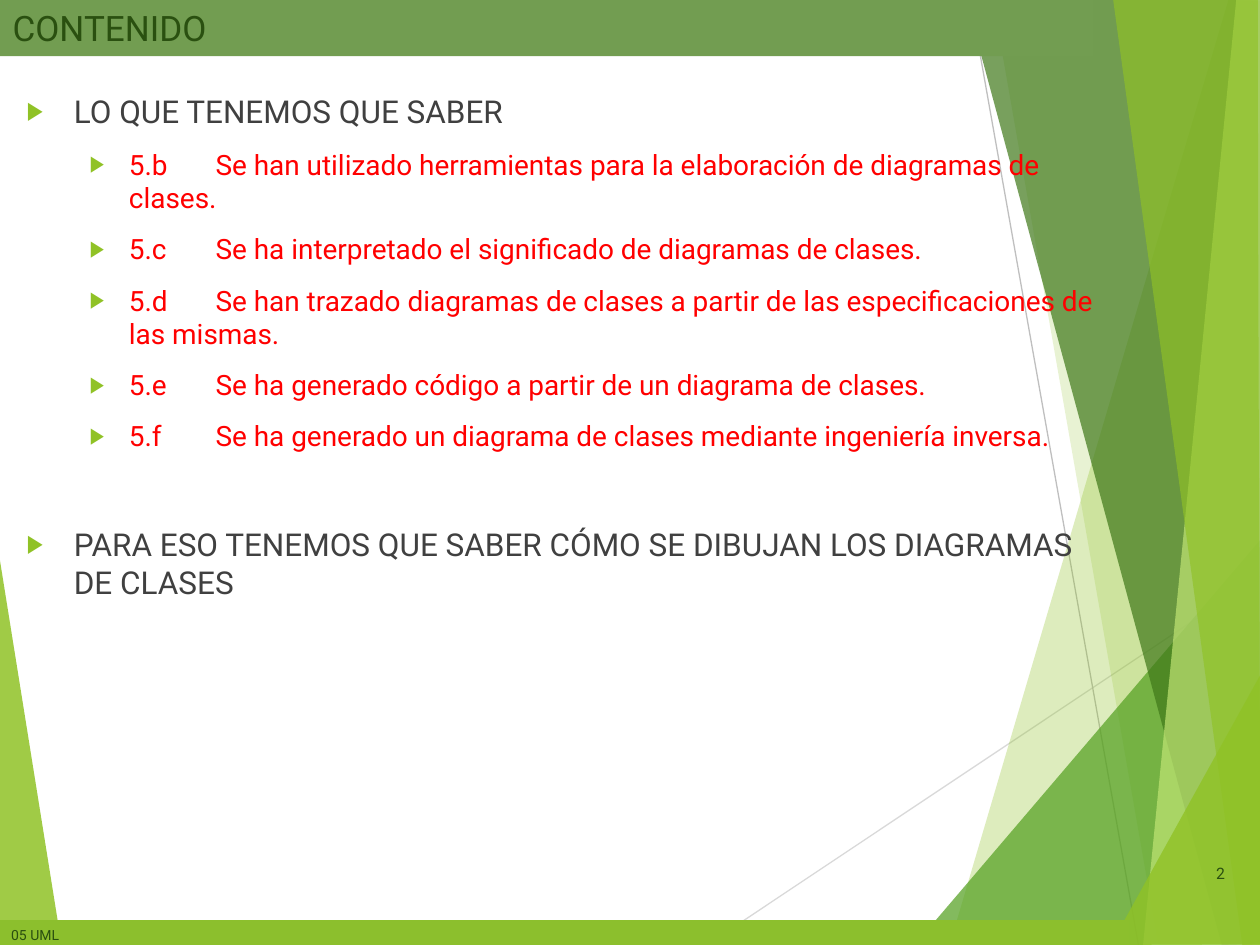
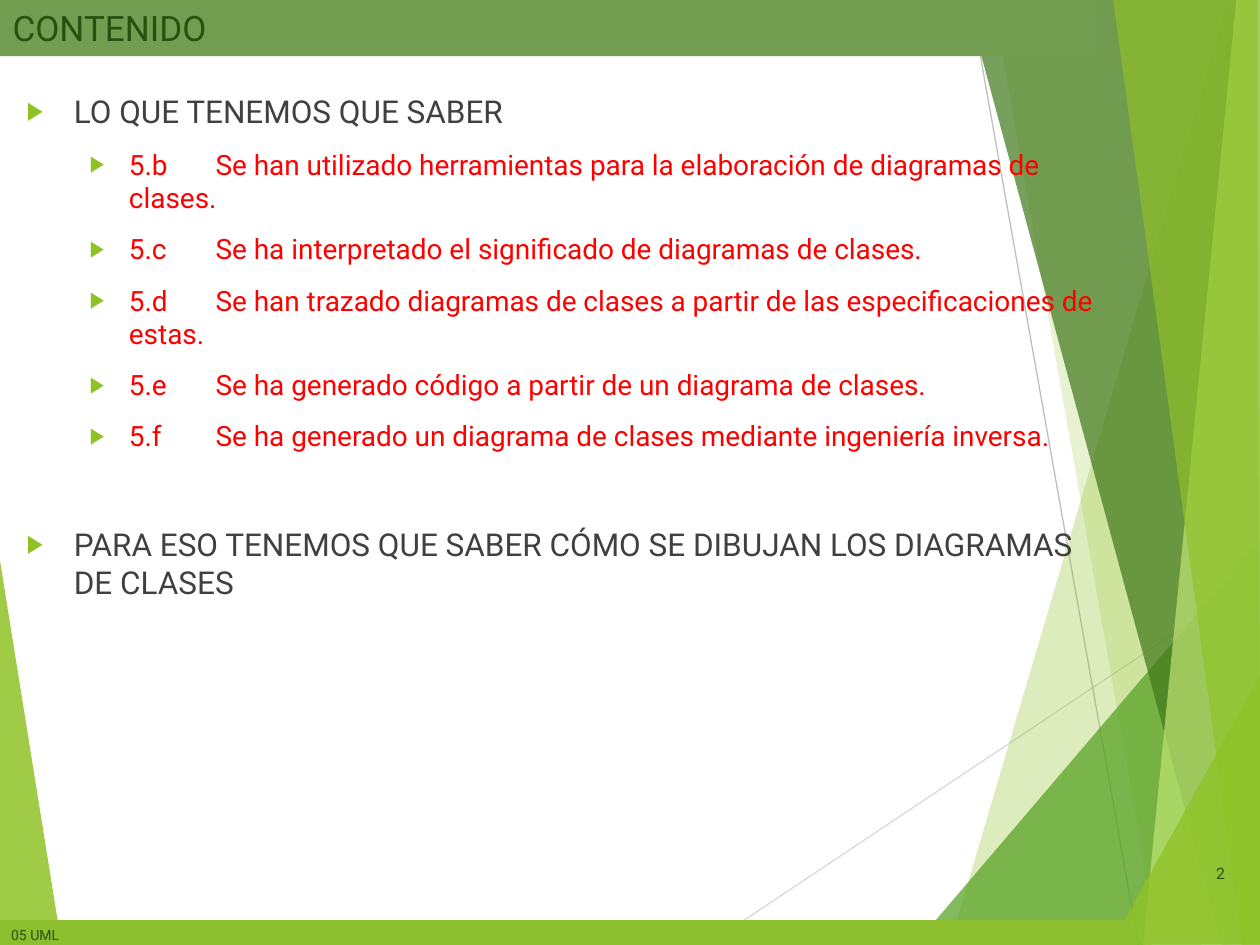
Before and after one commit to miGUITel/ED, a slide deck: slide 2 of 00 PRESENTACIONES compartida alumnos/ED05 - UML Diagramas de clases.pptx. Drawn at 1260x945 pixels with LibreOffice and Linux fonts; fonts in the diff are those of the drawing; background and template pictures are left out. Boxes give left, top, right and bottom in pixels: in the first picture for what was removed or moved away, otherwise in the second. Text is boxed around its words. In the diff, an @@ line names an element or a change of style, - is before the commit and + after.

```diff
--- a/00 PRESENTACIONES compartida alumnos/ED05 - UML Diagramas de clases.pptx
+++ b/00 PRESENTACIONES compartida alumnos/ED05 - UML Diagramas de clases.pptx
@@ text at bbox=[129, 285, 1093, 345]: text changed @@
-  ▶ 5.d Se han trazado diagramas de clases a partir de las especificaciones de las mismas.
+  ▶ 5.d Se han trazado diagramas de clases a partir de las especificaciones de estas.
```
Also in this commit, not shown: 16 other slides changed, 3 slides added, 4 slides removed, 23 other files.
